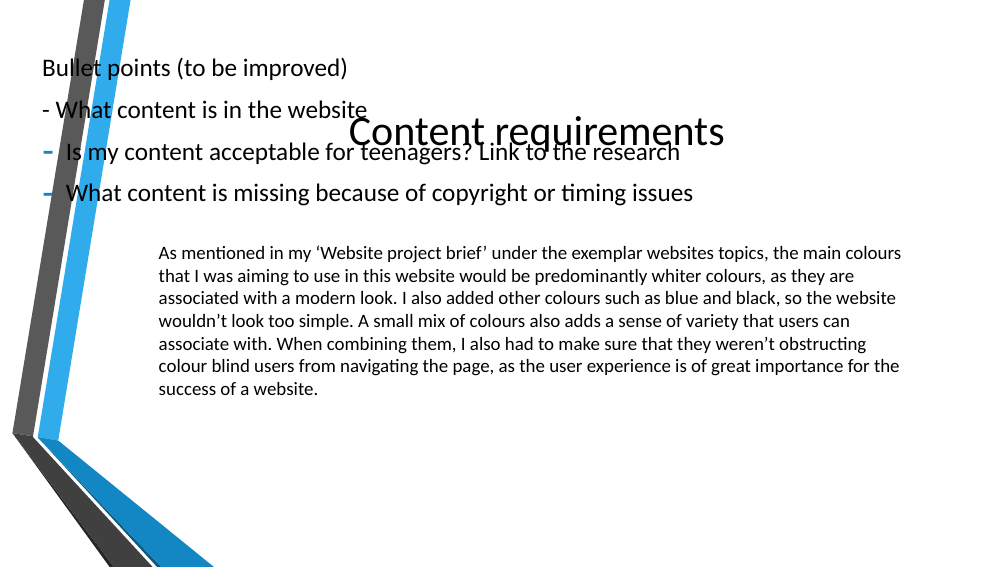
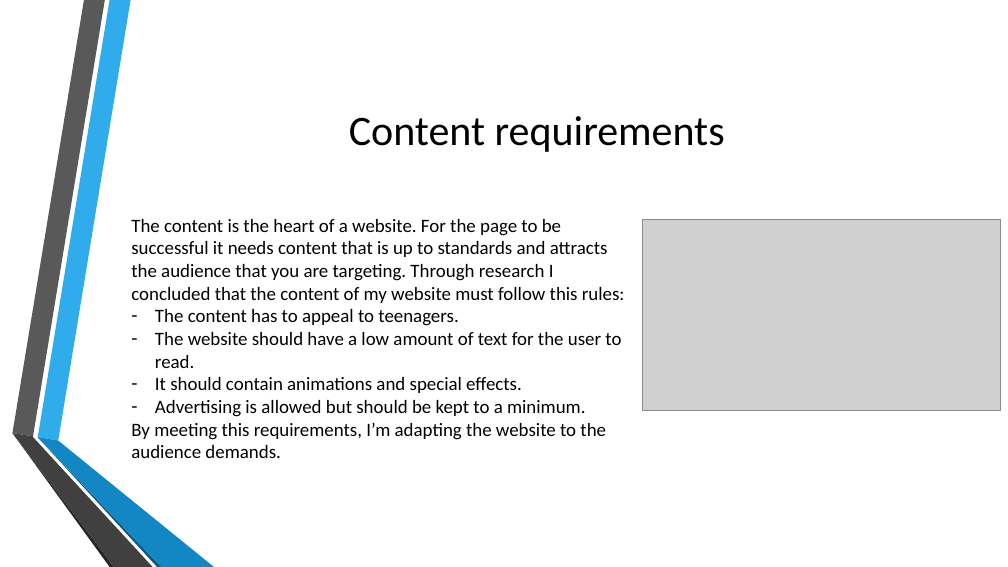
Before and after one commit to estebanlv/EPQ-Website-Project, a slide deck: slide 8 of Documents/Official Documents/Development Presentation.pptx. Drawn at 1008x567 pixels with LibreOffice and Linux fonts; fonts in the diff are those of the drawing; grey boxes stand for pictures; background and template pictures are left out. Boxes give left, top, right and bottom in pixels: in the first picture for what was removed or moved away, otherwise in the second. Text is boxed around its words. In the diff, an @@ line names an element or a change of style, - is before the commit and + after.

Commit message:
development presentation update

```diff
--- a/Documents/Official Documents/Development Presentation.pptx
+++ b/Documents/Official Documents/Development Presentation.pptx
@@ text removed at (42, 56, 693, 208) @@
-Bullet points (to be improved)
-- What content is in the website
-– Is my content acceptable for teenagers? Link to the research
-– What content is missing because of copyright or timing issues
@@ text at (131, 219, 625, 458): text changed @@
-As mentioned in my ‘Website project brief’ under the exemplar websites topics, the main colours that I was aiming to use in this website would be predominantly whiter colours, as they are associated with a modern look. I also added other colours such as blue and black, so the website wouldn’t look too simple. A small mix of colours also adds a sense of variety that users can associate with. When combining them, I also had to make sure that they weren’t obstructing colour blind users from navigating the page, as the user experience is of great importance for the success of a website.
+The content is the heart of a website. For the page to be successful it needs content that is up to standards and attracts the audience that you are targeting. Through research I concluded that the content of my website must follow this rules:
+– The content has to appeal to teenagers.
+– The website should have a low amount of text for the user to read.
+– It should contain animations and special effects.
+– Advertising is allowed but should be kept to a minimum.
+By meeting this requirements, I’m adapting the website to the audience demands.
@@ picture added at (643, 219, 1001, 411) @@
```
